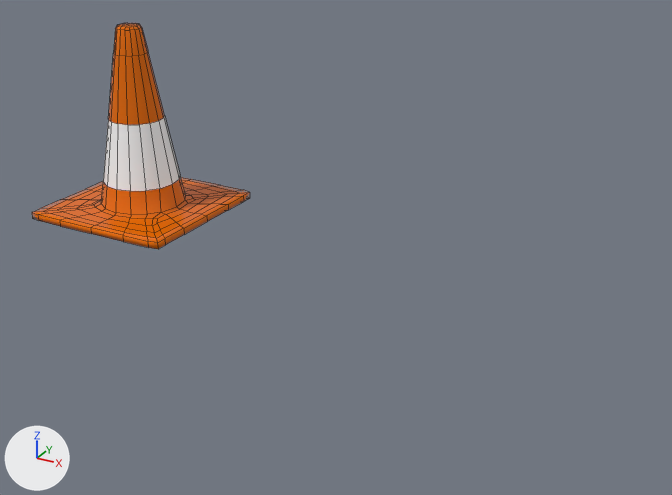
What one commit did to the Blender file lwpltrfccon.blend.
One viewpoint serves both versions: a 50 mm camera at (11.15, -8.36, 3.69) aimed at (6.04, 0.94, -0.96). Every picture has the same lights, and +X, +Y and +Z are marked at lower left. Mesh edges are drawn as thin lines.
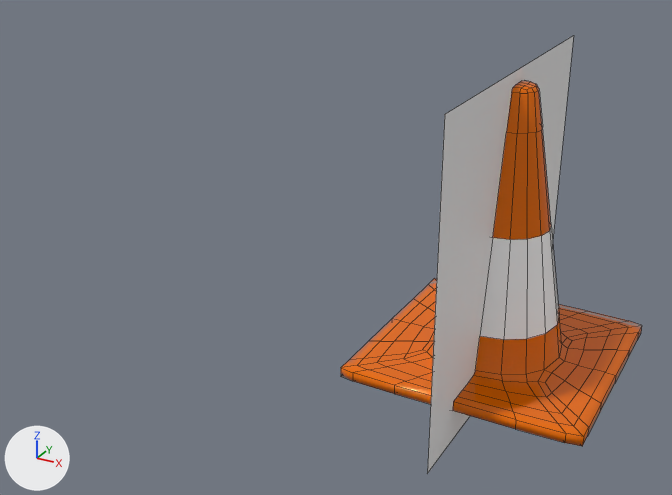
The change, as a list of edits to the scene's bpy script:
```text
Add me_plane:
    me_plane.from_pydata([(-1.0, -1.0, 0.0), (1.0, -1.0, 0.0), (-1.0, 1.0, 0.0), (1.0, 1.0, 0.0)], [], [(0, 1, 3, 2)])
Change ob_cube_001:
    ob_cube_001.location: (1.73, 2.39, -1.75) -> (8.5, 0.0, -1.33)
Add ob_bbox:
    ob_bbox = bpy.data.objects.new('BBox', me_plane)
    ob_bbox.location = (8.5, 0.0, 0.04)
    ob_bbox.rotation_euler = (0.0, 1.571, 0.0)  # degrees (0, 90, 0)
    ob_bbox.scale = (1.7, 1.8, 1.0)
```

Location of each change, [x1, y1, x2, y2] in pixels of the pictures (672 x 495 px):
'Cube.001', moved
    before: [32, 23, 250, 249]
    after: [341, 81, 642, 446]
'BBox', added
    after: [427, 35, 574, 474]
